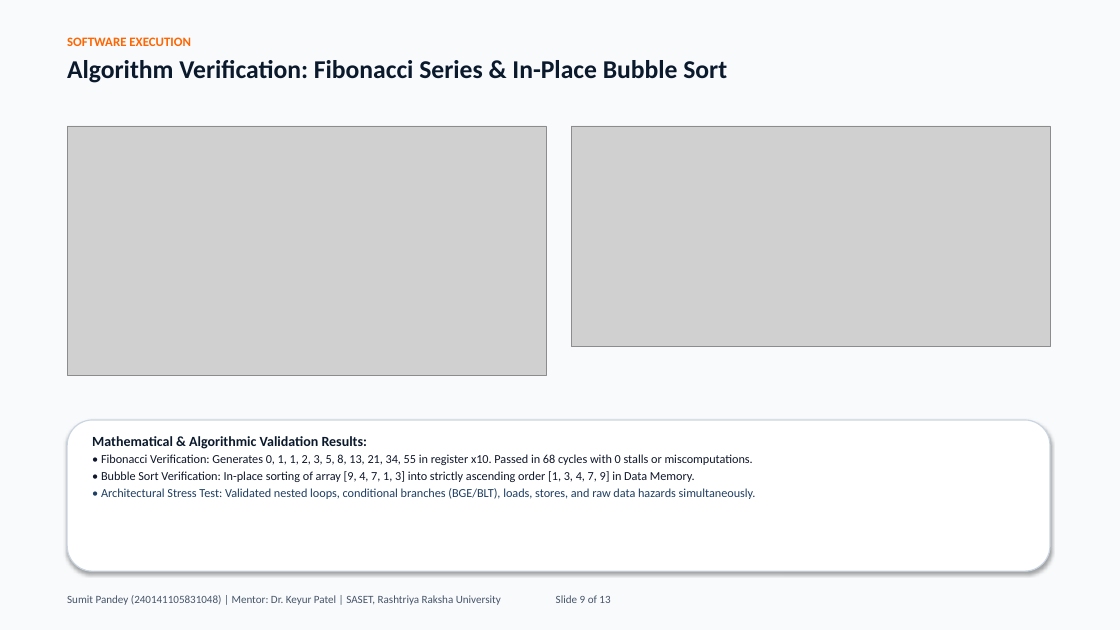
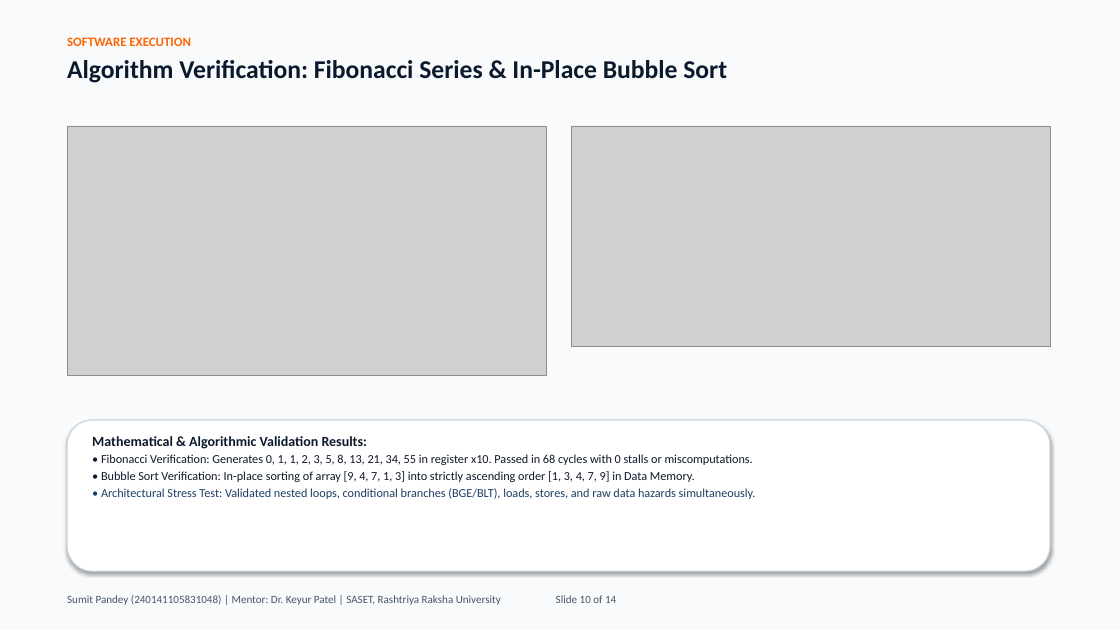
Before and after one commit to Sumit14092004/RISCV-RV32ISA, a slide deck: slide 10 of docs/RISCV_RV32I_Processor_Presentation.pptx (slide 9 before the commit). Drawn at 1120x630 pixels with LibreOffice and Linux fonts; fonts in the diff are those of the drawing; grey boxes stand for pictures. Boxes give left, top, right and bottom in pixels: in the first picture for what was removed or moved away, otherwise in the second. Text is boxed around its words. In the diff, an @@ line names an element or a change of style, - is before the commit and + after.

```diff
--- a/docs/RISCV_RV32I_Processor_Presentation.pptx
+++ b/docs/RISCV_RV32I_Processor_Presentation.pptx
@@ text at (67,595,616,605): text changed @@
-Sumit Pandey (240141105831048) | Mentor: Dr. Keyur Patel | SASET, Rashtriya Raksha University Slide 9 of 13
+Sumit Pandey (240141105831048) | Mentor: Dr. Keyur Patel | SASET, Rashtriya Raksha University Slide 10 of 14
```
Also in this commit, not shown: 11 other slides changed, 1 slide added, 15 other files.
